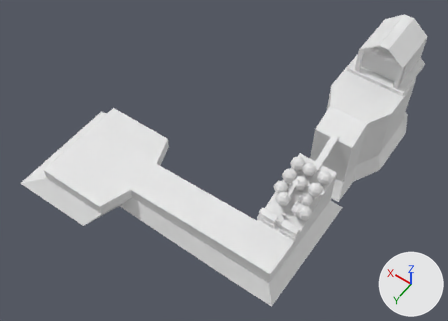
Before and after pictures for a commit that changed the FBX model Assets/_Models/_prototype/prototype_HOUSE.fbx.
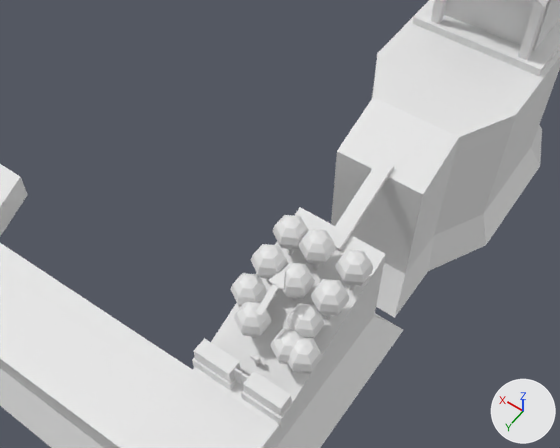
Old and new are each drawn whole from a 50 mm lens placed at (-37.3, 92.7, 112.2), pointed at (17.7, 15.7, -8.9) and again close up from a 50 mm lens placed at (-25.7, 49.4, 58.6), pointed at (-0.1, 13.6, 2.4). Lighting does not change. The marker at lower right points along +X, +Y and +Z. Where no turn or scale is listed for an object, it has been applied to the vertices.
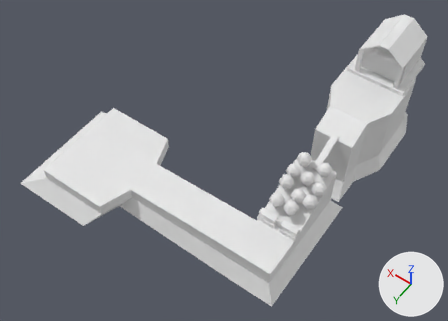
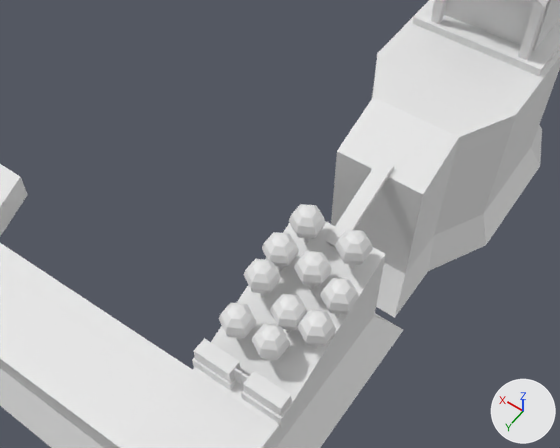
The change, as a list of edits to the scene's bpy script:
```text
Change ob_sphere_010:
    ob_sphere_010.location: (-0.83, 12.86, 0.88) -> (-1.15, 21.75, -2.7)
Change ob_sphere_013:
    ob_sphere_013.location: (-3.79, 16.26, -0.55) -> (-4.53, 14.61, 0.05)
Change ob_sphere_004:
    ob_sphere_004.location: (-6.59, 21.19, -2.72) -> (-0.85, 17.48, -0.9)
Change ob_sphere_003:
    ob_sphere_003.location: (-6.59, 18.76, -1.72) -> (-4.86, 18.88, -1.52)
Remove ob_cube_005:
    ob_cube_005 = bpy.data.objects.new('Cube.005', me_cube_006)
    ob_cube_005.location = (-3.95, 21.81, 1.71)
Change ob_sphere_008:
    ob_sphere_008.location: (-7.52, 16.32, 0.07) -> (-1.53, 11.22, 1.31)
Change ob_sphere_009:
    ob_sphere_009.location: (-0.83, 16.32, 0.07) -> (-8.07, 15.57, -0.18)
Remove ob_sphere_012:
    ob_sphere_012 = bpy.data.objects.new('Sphere.012', me_sphere_012)
    ob_sphere_012.location = (-3.79, 12.86, 0.88)
Remove ob_cylinder:
    ob_cylinder = bpy.data.objects.new('Cylinder', me_cylinder_001)
    ob_cylinder.location = (-4.16, 22.87, -6.28)
Change ob_sphere_005:
    ob_sphere_005.location: (-8.05, 21.19, -2.72) -> (-0.85, 14.61, 0.05)
Change ob_sphere_011:
    ob_sphere_011.location: (-7.81, 12.86, 0.88) -> (-6.69, 11.22, 1.31)
Change ob_sphere_002:
    ob_sphere_002.location: (-2.28, 20.91, -2.47) -> (-7.87, 18.88, -1.42)
Change ob_sphere:
    ob_sphere.location: (-0.51, 19.09, -1.66) -> (-4.92, 21.75, -2.7)
```

What differs and where, as boxes [x1, y1, x2, y2] in the close-ups (560 x 448 px):
'Sphere.008', moved: before [311, 279, 349, 319]; after [289, 204, 326, 243]
'Sphere.009', moved: before [251, 244, 288, 284]; after [320, 278, 359, 318]
'Sphere.002', moved: before [234, 302, 272, 338]; after [297, 310, 336, 349]
'Sphere.010', moved: before [272, 215, 308, 255]; after [219, 303, 256, 340]
'Sphere', moved: before [230, 273, 267, 307]; after [252, 323, 290, 361]
'Sphere.005', moved: before [288, 337, 323, 374]; after [262, 232, 299, 271]
'Sphere.011', moved: before [335, 250, 373, 290]; after [335, 230, 373, 269]
'Sphere.004', moved: before [270, 328, 303, 365]; after [244, 259, 281, 298]
'Sphere.003', moved: before [286, 304, 325, 339]; after [270, 294, 307, 333]
'Sphere.013', moved: before [282, 263, 315, 302]; after [294, 251, 332, 290]
'Sphere.012', deleted: before [299, 229, 336, 270]
'Cube.005', deleted: before [256, 269, 286, 315]
'Cylinder', deleted: before [250, 355, 265, 366]
